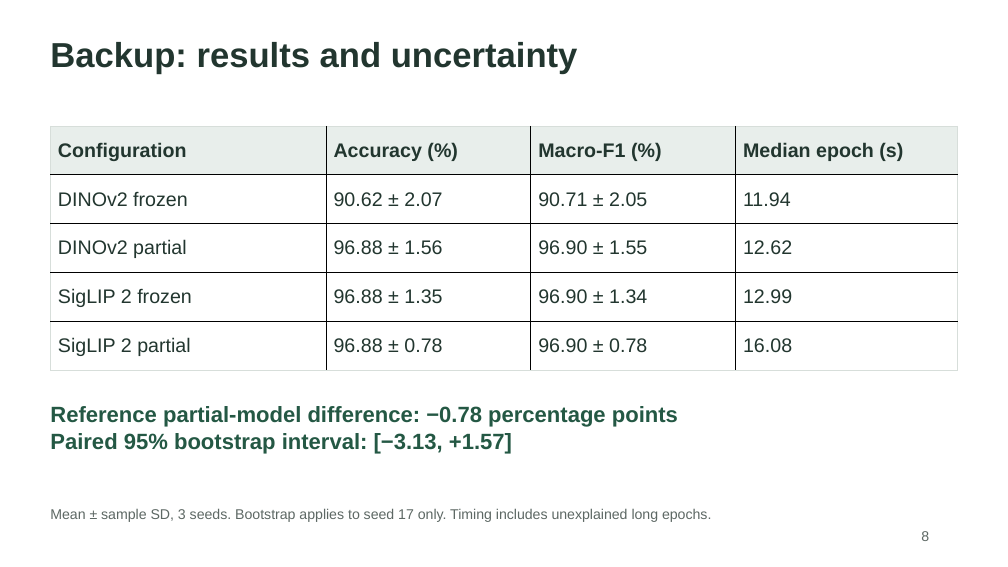
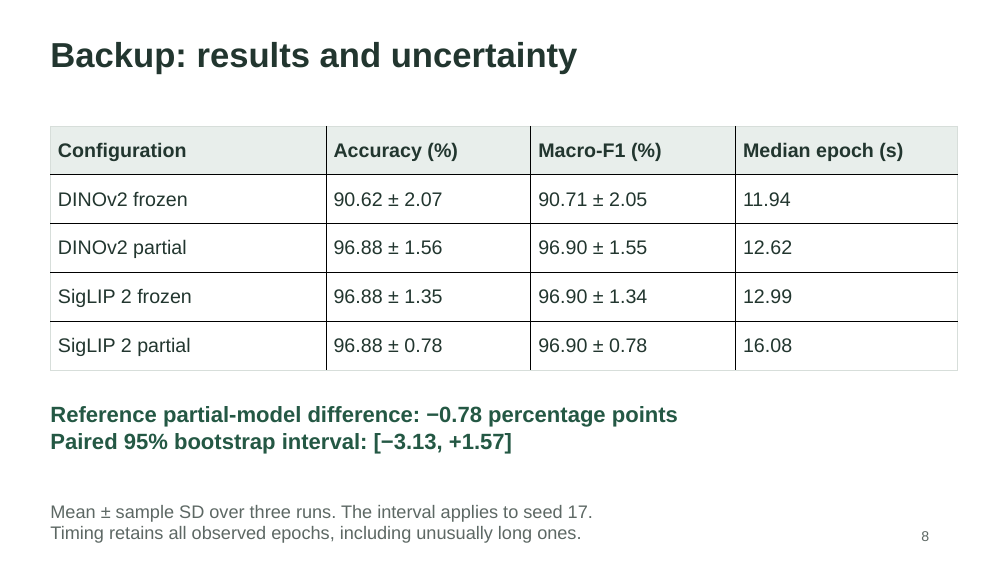
Before and after one commit to A1Prep/beans-vit-study-2026, a slide deck: slide 8 of report/presentation/bean_leaf_presentation.pptx. Drawn at 1008x567 pixels with LibreOffice and Linux fonts; fonts in the diff are those of the drawing. Boxes give left, top, right and bottom in pixels: in the first picture for what was removed or moved away, otherwise in the second. Text is boxed around its words. In the diff, an @@ line names an element or a change of style, - is before the commit and + after.

```diff
--- a/report/presentation/bean_leaf_presentation.pptx
+++ b/report/presentation/bean_leaf_presentation.pptx
@@ text at bbox=[50, 505, 593, 543]: text changed; size 13.5 to 17.2 pt @@
-Mean ± sample SD, 3 seeds. Bootstrap applies to seed 17 only. Timing includes unexplained long epochs.
+Mean ± sample SD over three runs. The interval applies to seed 17.
+Timing retains all observed epochs, including unusually long ones.
```
Also in this commit, not shown: 10 other slides changed, 12 other files.
